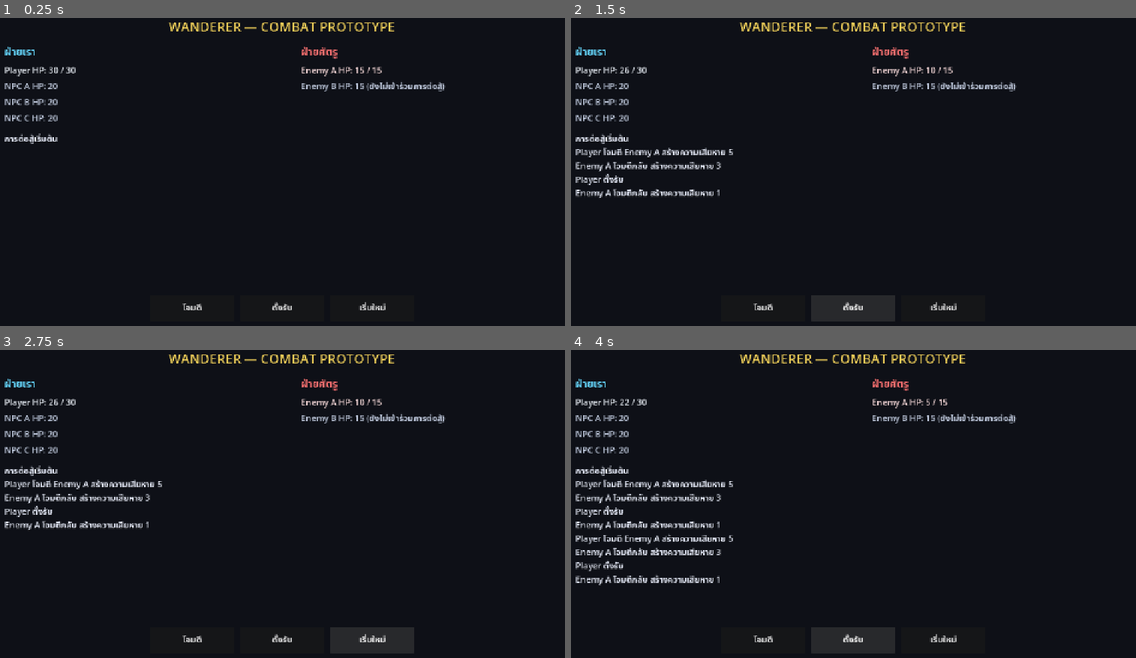
Above: before the commit, frames 1-4 (two rows, left to right).
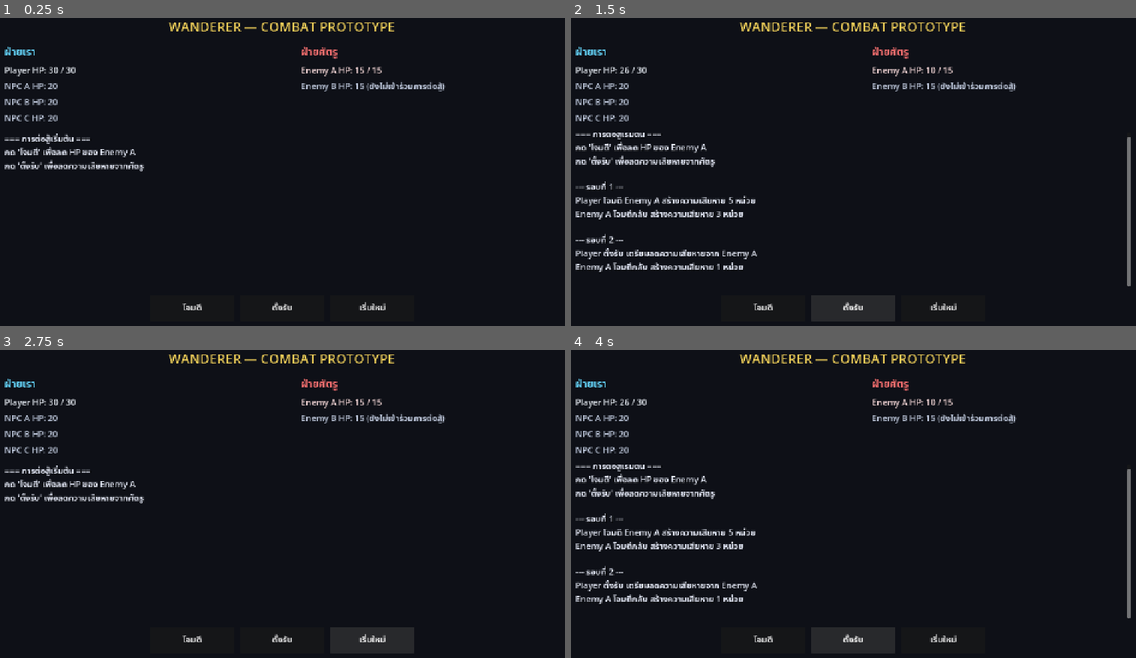
Above: after the commit, the same moments.

Repository: shanwinder/wanderer
Game: Godot game, scene res://scenes/combat/combat_prototype.tscn
Two runs of this game, one before a commit and one after it. Both use one fixed random seed, a clock stepped at 60 frames per second and the inputs below.
Inputs:
- Up to frame 1 (0.25 s): no input
- Up to frame 2 (1.5 s): click "โจมตี" at 0.5 s; click "ตั้งรับ" at 1.25 s
- Up to frame 3 (2.75 s): click "เริ่มใหม่" at 2 s
- Up to frame 4 (4 s): click "โจมตี" at 2.75 s; click "ตั้งรับ" at 3.5 s

The runs differ from the first frame. In frame 1, 0.9% of the frame differs, in the area x 0-26%, y 37-50%; in frame 2, 4.3%; in frame 3, 1.5%; in frame 4, 5.5%, in the area x 0-100%, y 15-88%.

Commit message:
Add Thai educational comments and stabilize combat prototype logic

Diff:
--- a/scripts/combat/combat_prototype.gd
+++ b/scripts/combat/combat_prototype.gd
@@ -1,6 +1,11 @@
 extends Control
 
 
+# -----------------------------------------------------------------------------
+# ค่าคงที่ของการต่อสู้
+# -----------------------------------------------------------------------------
+# ค่าคงที่ (const) คือค่าที่จะไม่เปลี่ยนระหว่างที่เกมกำลังทำงาน
+# ในต้นแบบนี้เรากำหนดตัวเลขไว้ตรง ๆ ก่อน เพื่อให้เข้าใจระบบได้ง่าย
 const PLAYER_MAX_HP: int = 30
 const ENEMY_MAX_HP: int = 15
 
@@ -9,13 +14,28 @@
 const DEFEND_REDUCTION: int = 2
 
 
+# -----------------------------------------------------------------------------
+# ตัวแปรสถานะปัจจุบันของการต่อสู้
+# -----------------------------------------------------------------------------
+# ตัวแปรเหล่านี้จะเปลี่ยนไปตามการกดปุ่มของผู้เล่น
 var player_hp: int = PLAYER_MAX_HP
 var enemy_hp: int = ENEMY_MAX_HP
 
+# ใช้ตรวจว่าผู้เล่นเลือกตั้งรับในรอบนี้หรือไม่
 var player_is_defending: bool = false
+
+# ใช้ป้องกันไม่ให้กดโจมตีต่อ หลังจากการต่อสู้จบแล้ว
 var battle_is_over: bool = false
 
-
+# ใช้แสดงหมายเลขรอบใน Combat Log
+var turn_number: int = 1
+
+
+# -----------------------------------------------------------------------------
+# การอ้างอิง Node จากฉาก
+# -----------------------------------------------------------------------------
+# @onready หมายถึง ให้หา Node เหล่านี้หลังจาก Scene ถูกสร้างเสร็จแล้ว
+# เส้นทางต้องตรงกับ Node Tree ใน combat_prototype.tscn
 @onready var player_label: Label = (
 	$MainMargin/MainVBox/BattleRow/AlliesPanel/PlayerLabel
 )
@@ -36,79 +56,155 @@
 	$MainMargin/MainVBox/ActionRow/DefendButton
 )
 
-
+@onready var restart_button: Button = (
+	$MainMargin/MainVBox/ActionRow/RestartButton
+)
+
+
+# -----------------------------------------------------------------------------
+# เริ่มต้น Scene
+# -----------------------------------------------------------------------------
 func _ready() -> void:
+	# เชื่อมสัญญาณ pressed ของแต่ละปุ่มเข้ากับฟังก์ชันที่ต้องการ
+	# เมื่อผู้เล่นกดปุ่ม ฟังก์ชันที่เชื่อมไว้จะถูกเรียกใช้งานทันที
 	attack_button.pressed.connect(_on_attack_button_pressed)
 	defend_button.pressed.connect(_on_defend_button_pressed)
-
+	restart_button.pressed.connect(_on_restart_button_pressed)
+
+	# เริ่มการต่อสู้รอบแรก
+	_start_new_battle()
+
+
+# -----------------------------------------------------------------------------
+# เริ่มการต่อสู้ใหม่
+# -----------------------------------------------------------------------------
+func _start_new_battle() -> void:
+	# คืนค่าทุกอย่างกลับเป็นค่าเริ่มต้น
+	player_hp = PLAYER_MAX_HP
+	enemy_hp = ENEMY_MAX_HP
+	player_is_defending = false
+	battle_is_over = false
+	turn_number = 1
+
+	# เปิดปุ่มการกระทำอีกครั้ง
+	attack_button.disabled = false
+	defend_button.disabled = false
+
+	# ล้างข้อความเก่า และเขียนข้อความเริ่มต้น
 	combat_log.clear()
-	_add_log("การต่อสู้เริ่มต้น")
-
+	_add_log("=== การต่อสู้เริ่มต้น ===")
+	_add_log("กด 'โจมตี' เพื่อลด HP ของ Enemy A")
+	_add_log("กด 'ตั้งรับ' เพื่อลดความเสียหายจากศัตรู")
+	_add_log("")
+
+	# อัปเดตตัวเลขบนหน้าจอ
 	_update_ui()
 
 
+# -----------------------------------------------------------------------------
+# เมื่อผู้เล่นกดปุ่มโจมตี
+# -----------------------------------------------------------------------------
 func _on_attack_button_pressed() -> void:
+	# หากการต่อสู้จบแล้ว ไม่ต้องทำอะไรต่อ
 	if battle_is_over:
 		return
 
+	_add_log("--- รอบที่ %d ---" % turn_number)
+
+	# การโจมตีจะยกเลิกสถานะตั้งรับของผู้เล่น
 	player_is_defending = false
 
-	enemy_hp = max(
-		enemy_hp - PLAYER_ATTACK_DAMAGE,
-		0
-	)
+	# ลด HP ของศัตรู
+	enemy_hp -= PLAYER_ATTACK_DAMAGE
+
+	# ป้องกันไม่ให้ HP ติดลบ
+	if enemy_hp < 0:
+		enemy_hp = 0
 
 	_add_log(
-		"Player โจมตี Enemy A สร้างความเสียหาย %d"
+		"Player โจมตี Enemy A สร้างความเสียหาย %d หน่วย"
 		% PLAYER_ATTACK_DAMAGE
 	)
 
 	_update_ui()
 
+	# หากศัตรู HP หมด ให้จบการต่อสู้ทันที
+	# ศัตรูจะไม่ได้โจมตีกลับในรอบที่ถูกกำจัด
 	if enemy_hp <= 0:
 		_end_battle(true)
 		return
 
+	# ถ้าศัตรูยังมีชีวิต ให้เข้าสู่เทิร์นของศัตรู
 	_enemy_turn()
-
-
+	turn_number += 1
+
+
+# -----------------------------------------------------------------------------
+# เมื่อผู้เล่นกดปุ่มตั้งรับ
+# -----------------------------------------------------------------------------
 func _on_defend_button_pressed() -> void:
 	if battle_is_over:
 		return
 
+	_add_log("--- รอบที่ %d ---" % turn_number)
+
+	# ตั้งสถานะว่าผู้เล่นกำลังป้องกันในรอบนี้
 	player_is_defending = true
-	_add_log("Player ตั้งรับ")
-
+	_add_log("Player ตั้งรับ เตรียมลดความเสียหายจาก Enemy A")
+
+	# เมื่อตั้งรับแล้ว ผู้เล่นไม่โจมตี และศัตรูจะได้เล่นต่อทันที
 	_enemy_turn()
-
-
+	turn_number += 1
+
+
+# -----------------------------------------------------------------------------
+# เทิร์นของศัตรู
+# -----------------------------------------------------------------------------
 func _enemy_turn() -> void:
+	# เริ่มจากความเสียหายปกติของศัตรู
 	var damage: int = ENEMY_ATTACK_DAMAGE
 
+	# ถ้าผู้เล่นตั้งรับ ให้หักความเสียหายลง
 	if player_is_defending:
-		damage = max(
-			ENEMY_ATTACK_DAMAGE - DEFEND_REDUCTION,
-			1
-		)
-
-	player_hp = max(
-		player_hp - damage,
-		0
-	)
+		damage -= DEFEND_REDUCTION
+
+		# อย่างน้อยศัตรูควรสร้างความเสียหายได้ 1 หน่วย
+		if damage < 1:
+			damage = 1
+
+	# ลด HP ของผู้เล่น
+	player_hp -= damage
+
+	# ป้องกันไม่ให้ HP ติดลบ
+	if player_hp < 0:
+		player_hp = 0
 
 	_add_log(
-		"Enemy A โจมตีกลับ สร้างความเสียหาย %d"
+		"Enemy A โจมตีกลับ สร้างความเสียหาย %d หน่วย"
 		% damage
 	)
 
+	# สถานะตั้งรับมีผลเพียงรอบเดียว
 	player_is_defending = false
 
 	_update_ui()
-
+	_add_log("")
+
+	# หาก HP ผู้เล่นหมด ให้จบการต่อสู้
 	if player_hp <= 0:
 		_end_battle(false)
 
 
+# -----------------------------------------------------------------------------
+# ปุ่มเริ่มใหม่
+# -----------------------------------------------------------------------------
+func _on_restart_button_pressed() -> void:
+	_start_new_battle()
+
+
+# -----------------------------------------------------------------------------
+# อัปเดตข้อความ HP บนหน้าจอ
+# -----------------------------------------------------------------------------
 func _update_ui() -> void:
 	player_label.text = "Player HP: %d / %d" % [
 		player_hp,
@@ -121,17 +217,28 @@
 	]
 
 
+# -----------------------------------------------------------------------------
+# เพิ่มข้อความลงใน Combat Log
+# -----------------------------------------------------------------------------
 func _add_log(message: String) -> void:
 	combat_log.append_text(message + "\n")
 
 
+# -----------------------------------------------------------------------------
+# จบการต่อสู้
+# -----------------------------------------------------------------------------
 func _end_battle(player_won: bool) -> void:
 	battle_is_over = true
 
+	# ปิดปุ่มโจมตีและตั้งรับ แต่ยังคงเปิดปุ่มเริ่มใหม่ไว้
 	attack_button.disabled = true
 	defend_button.disabled = true
 
+	_add_log("")
+
 	if player_won:
-		_add_log("Enemy A ถูกกำจัด — คุณชนะ")
+		_add_log("=== Enemy A ถูกกำจัด — คุณชนะ ===")
 	else:
-		_add_log("Player พ่ายแพ้ — การต่อสู้สิ้นสุด")
+		_add_log("=== Player พ่ายแพ้ — การต่อสู้สิ้นสุด ===")
+
+	_add_log("กด 'เริ่มใหม่' เพื่อทดลองอีกครั้ง")
